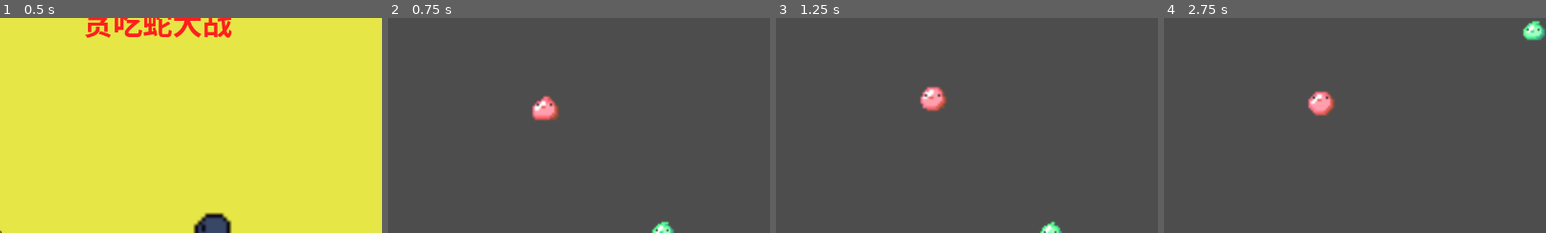
Above: before the commit, frames 1-4 (left to right).
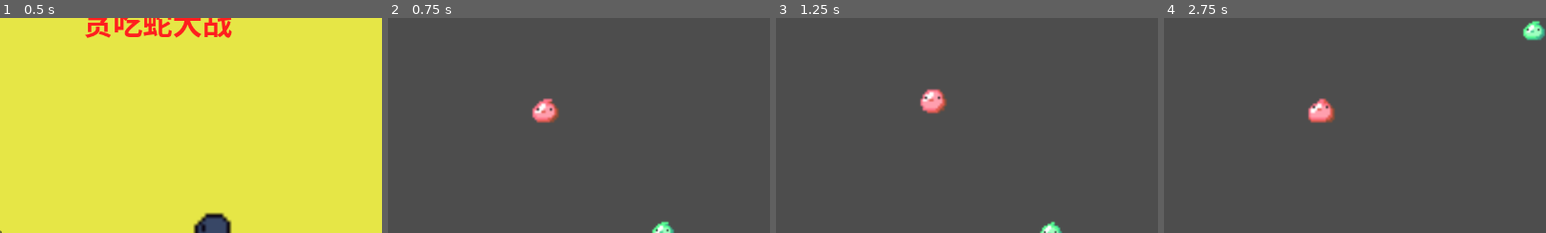
Above: after the commit, the same moments.

Repository: ShenYh98/greedy-snake
Game: Godot game, scene res://StartScreen/StartScreen.tscn
Two runs of this game, one before a commit and one after it. Both use one fixed random seed, a clock stepped at 60 frames per second and the inputs below.
Inputs (mouse positions are % of the whole screen's width and height, from its top left):
- Up to frame 1 (0.5 s): no input
- Up to frame 2 (0.75 s): click "开始游戏" at 0.5 s
- Up to frame 3 (1.25 s): no input
- Up to frame 4 (2.75 s): click (4, 6) at 1.25 s; click "重新开始" at 2 s
The pictures show only the part of the screen within x 29-79%, y 20-70%; the shares and areas given below are measured in that part.

Frame 1 is identical in both runs. In frame 2, 0.5% of the frame differs, in the area x 37-45%, y 36-49%; in frame 3, 0.5%; in frame 4, 0.9%, in the area x 37-45%, y 33-49%.

Commit message:
新增 1. 新增游戏结束动画

Diff:
--- a/MainGame/MainGame.tscn
+++ b/MainGame/MainGame.tscn
@@ -5,7 +5,7 @@
 [ext_resource type="PackedScene" uid="uid://desn2pvr4mpxn" path="res://MainGame/food/food.tscn" id="3_vj0bg"]
 
 [sub_resource type="RectangleShape2D" id="RectangleShape2D_vj0bg"]
-size = Vector2(1280, 720)
+size = Vector2(1230, 632)
 
 [node name="MainGame" type="Node2D" node_paths=PackedStringArray("quitButton", "restartButton", "pauseButton", "pauseQuitButton", "pauseRestartButton", "returnButton")]
 script = ExtResource("1_ry3at")
--- a/MainGame/icon.svg
+++ /dev/null
@@ -1 +0,0 @@
-<svg xmlns="http://www.w3.org/2000/svg" width="128" height="128"><rect width="124" height="124" x="2" y="2" fill="#363d52" stroke="#212532" stroke-width="4" rx="14"/><g fill="#fff" transform="translate(12.322 12.322)scale(.101)"><path d="M105 673v33q407 354 814 0v-33z"/><path fill="#478cbf" d="m105 673 152 14q12 1 15 14l4 67 132 10 8-61q2-11 15-15h162q13 4 15 15l8 61 132-10 4-67q3-13 15-14l152-14V427q30-39 56-81-35-59-83-108-43 20-82 47-40-37-88-64 7-51 8-102-59-28-123-42-26 43-46 89-49-7-98 0-20-46-46-89-64 14-123 42 1 51 8 102-48 27-88 64-39-27-82-47-48 49-83 108 26 42 56 81zm0 33v39c0 276 813 276 814 0v-39l-134 12-5 69q-2 10-14 13l-162 11q-12 0-16-11l-10-65H446l-10 65q-4 11-16 11l-162-11q-12-3-14-13l-5-69z"/><path d="M483 600c0 34 58 34 58 0v-86c0-34-58-34-58 0z"/><circle cx="725" cy="526" r="90"/><circle cx="299" cy="526" r="90"/></g><g fill="#414042" transform="translate(12.322 12.322)scale(.101)"><circle cx="307" cy="532" r="60"/><circle cx="717" cy="532" r="60"/></g></svg>
--- a/MainGame/main_game.gd
+++ b/MainGame/main_game.gd
@@ -39,6 +39,7 @@
 	snakeCtrl.signal_clear_body.emit()
 	snakeCtrl.signal_add_body.emit()
 	snakeCtrl.signal_move.emit(true)
+	snakeCtrl.signal_game_start.emit()
 
 	var rng = RandomNumberGenerator.new()
 	var random_x = rng.randf_range(10, foodRadomX)
@@ -57,6 +58,7 @@
 		snakeCtrl.signal_add_body.emit() # 创建一个蛇身
 	elif body.name == "SnakeBody" || body.name.contains("@Area2D@"):
 		snakeCtrl.signal_move.emit(false)
+		snakeCtrl.signal_game_over.emit()
 		gameOverPanel.visible = true
 		print("Game Over!!!")
 
@@ -65,6 +67,7 @@
 	print("蛇身离开区域，对象: ", body.name)
 	if body.name == "playArea":
 		snakeCtrl.signal_move.emit(false)
+		snakeCtrl.signal_game_over.emit()
 		gameOverPanel.visible = true
 		print("Game Over!!!")
 
--- a/MainGame/snake/SnakeBody.tscn
+++ b/MainGame/snake/SnakeBody.tscn
@@ -39,6 +39,46 @@
 atlas = ExtResource("2_t8rck")
 region = Rect2(256, 389, 32, 31)
 
+[sub_resource type="AtlasTexture" id="AtlasTexture_mmtcg"]
+atlas = ExtResource("2_t8rck")
+region = Rect2(0, 460, 32, 20)
+
+[sub_resource type="AtlasTexture" id="AtlasTexture_quyk8"]
+atlas = ExtResource("2_t8rck")
+region = Rect2(32, 460, 32, 20)
+
+[sub_resource type="AtlasTexture" id="AtlasTexture_c24dl"]
+atlas = ExtResource("2_t8rck")
+region = Rect2(64, 460, 32, 20)
+
+[sub_resource type="AtlasTexture" id="AtlasTexture_t8vk5"]
+atlas = ExtResource("2_t8rck")
+region = Rect2(96, 460, 32, 20)
+
+[sub_resource type="AtlasTexture" id="AtlasTexture_c2nr5"]
+atlas = ExtResource("2_t8rck")
+region = Rect2(128, 460, 32, 20)
+
+[sub_resource type="AtlasTexture" id="AtlasTexture_ugoiv"]
+atlas = ExtResource("2_t8rck")
+region = Rect2(160, 460, 32, 20)
+
+[sub_resource type="AtlasTexture" id="AtlasTexture_cmi7x"]
+atlas = ExtResource("2_t8rck")
+region = Rect2(192, 460, 32, 20)
+
+[sub_resource type="AtlasTexture" id="AtlasTexture_agkm5"]
+atlas = ExtResource("2_t8rck")
+region = Rect2(224, 460, 32, 20)
+
+[sub_resource type="AtlasTexture" id="AtlasTexture_6d7kx"]
+atlas = ExtResource("2_t8rck")
+region = Rect2(256, 460, 32, 20)
+
+[sub_resource type="AtlasTexture" id="AtlasTexture_k8b4f"]
+atlas = ExtResource("2_t8rck")
+region = Rect2(288, 460, 32, 20)
+
 [sub_resource type="SpriteFrames" id="SpriteFrames_t8rck"]
 animations = [{
 "frames": [{
@@ -72,6 +112,41 @@
 "loop": true,
 "name": &"AnimatedSnake",
 "speed": 5.0
+}, {
+"frames": [{
+"duration": 1.0,
+"texture": SubResource("AtlasTexture_mmtcg")
+}, {
+"duration": 1.0,
+"texture": SubResource("AtlasTexture_quyk8")
+}, {
+"duration": 1.0,
+"texture": SubResource("AtlasTexture_c24dl")
+}, {
+"duration": 1.0,
+"texture": SubResource("AtlasTexture_t8vk5")
+}, {
+"duration": 1.0,
+"texture": SubResource("AtlasTexture_c2nr5")
+}, {
+"duration": 1.0,
+"texture": SubResource("AtlasTexture_ugoiv")
+}, {
+"duration": 1.0,
+"texture": SubResource("AtlasTexture_cmi7x")
+}, {
+"duration": 1.0,
+"texture": SubResource("AtlasTexture_agkm5")
+}, {
+"duration": 1.0,
+"texture": SubResource("AtlasTexture_6d7kx")
+}, {
+"duration": 1.0,
+"texture": SubResource("AtlasTexture_k8b4f")
+}],
+"loop": false,
+"name": &"AnimatedSnakeOver",
+"speed": 5.0
 }]
 
 [sub_resource type="CircleShape2D" id="CircleShape2D_t8rck"]
@@ -81,12 +156,12 @@
 script = ExtResource("1_t8rck")
 
 [node name="AnimatedSnake" type="AnimatedSprite2D" parent="."]
-position = Vector2(0, -30.253004)
+position = Vector2(0, -26.253004)
 scale = Vector2(3.6250002, 3.8908129)
 sprite_frames = SubResource("SpriteFrames_t8rck")
-animation = &"AnimatedSnake"
-autoplay = "AnimatedSnake"
-frame_progress = 0.6281328
+animation = &"AnimatedSnakeOver"
+frame = 9
+frame_progress = 1.0
 
 [node name="BodyCollisionShape" type="CollisionShape2D" parent="."]
 scale = Vector2(0.8, 0.8)
--- a/MainGame/snake/snake.gd
+++ b/MainGame/snake/snake.gd
@@ -59,6 +59,18 @@
 	is_move = value
 
 
+# 游戏结束信号
+func _game_over() -> void:
+	print("游戏结束")
+	body_parts[0].animatedSnake.play("AnimatedSnakeOver")
+
+
+# 游戏开始信号
+func _game_start() -> void:
+	print("游戏开始")
+	body_parts[0].animatedSnake.play("AnimatedSnake")
+
+
 # 获取键盘信息
 func _input(event: InputEvent) -> void:
 	if is_move:
--- a/MainGame/snake/snake_body.gd
+++ b/MainGame/snake/snake_body.gd
@@ -4,6 +4,9 @@
 signal collision_occurred(body: Node2D)
 signal collision_started(body: Node2D)
 signal collision_ended(body: Node2D)
+
+@onready var animatedSnake = $AnimatedSnake
+
 
 func _ready() -> void:
 	# 连接内置信号
@@ -12,20 +15,26 @@
 	area_entered.connect(_on_area_entered)
 	area_exited.connect(_on_area_exited)
 
+	animatedSnake.play("AnimatedSnake")
+
+
 func _on_body_entered(body: Node2D) -> void:
 	print("物理进入: ", body.name)
 	collision_occurred.emit(body)
 	collision_started.emit(body)
 
+
 func _on_body_exited(body: Node2D) -> void:
 	print("物理离开: ", body.name)
 	collision_ended.emit(body)
+
 
 func _on_area_entered(area: Area2D) -> void:
 	print("区域进入: ", area.name)
 	collision_occurred.emit(area)
 	collision_started.emit(area)
 
+
 func _on_area_exited(area: Area2D) -> void:
 	print("区域离开: ", area.name)
 	collision_ended.emit(area)
--- a/MainGame/snake_ctrl.gd
+++ b/MainGame/snake_ctrl.gd
@@ -5,13 +5,16 @@
 signal signal_move(value: bool)	# 是否移动信号
 signal signal_add_body()			# 增加蛇身信号
 signal signal_clear_body()		# 清空蛇身长度信号
-
+signal signal_game_over()		# 游戏结束
+signal signal_game_start()		# 游戏开始
 
 func _ready() -> void:
 	print("snake ctrl is ready")
 	signal_move.connect(snake._move)
 	signal_add_body.connect(snake._add_body)
 	signal_clear_body.connect(snake._clear_body)
+	signal_game_over.connect(snake._game_over)
+	signal_game_start.connect(snake._game_start)
 
 
 func _process(_delta: float) -> void:
Not shown, removed: MainGame/icon.svg.import
Not shown: 1 places in MainGame/snake/SnakeBody.tscn that only renumber resources
